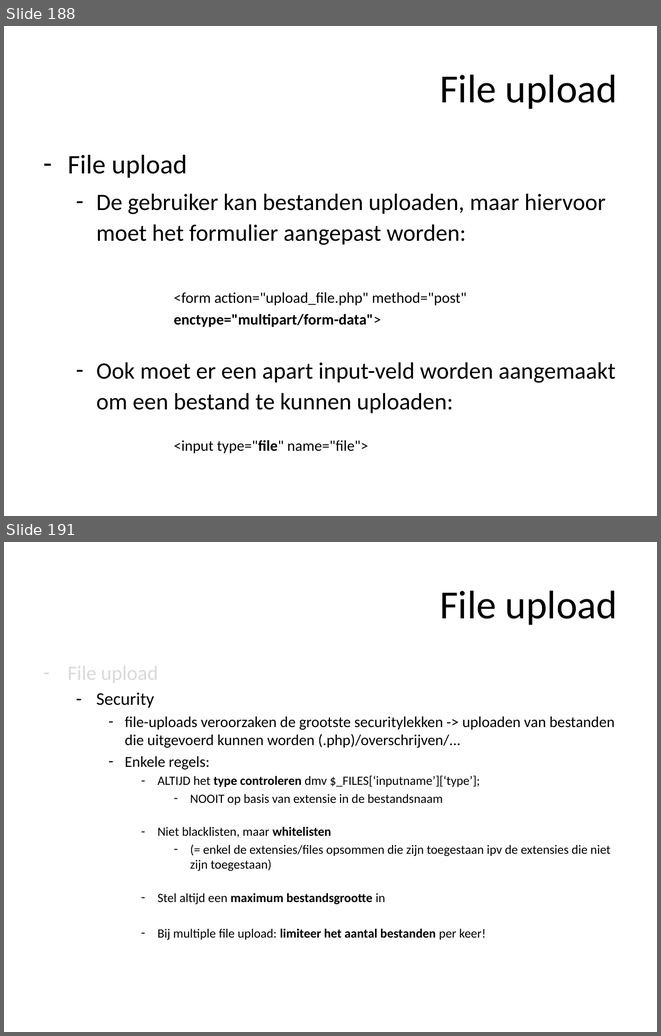
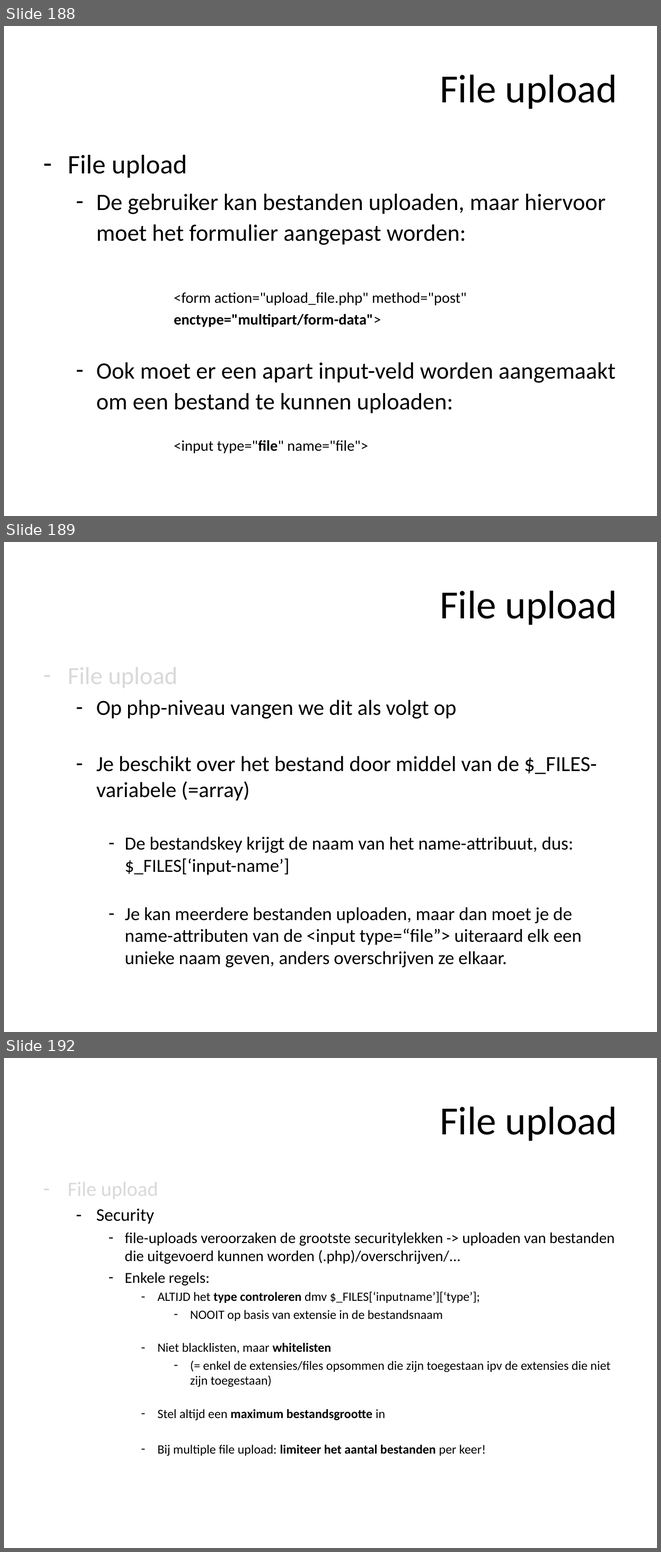
Before and after one commit to ajkea/web-backend-1, a slide deck: public/cursus/web-backend-cursus.pptx. Shown one above the other, each under a label of ours: slides 188 and 191 before the commit, slides 188, 189 and 192 after it; the slides between them are not shown. The pictures are 661x1036 and 661x1552 pixels, drawn with LibreOffice and Linux fonts; fonts in the diff are those of the drawing. Boxes give left, top, right and bottom in pixels: in the first picture for what was removed or moved away, otherwise in the second. Text is boxed around its words. In the diff, an @@ line names an element or a change of style, - is before the commit and + after.

```diff
--- a/public/cursus/web-backend-cursus.pptx
+++ b/public/cursus/web-backend-cursus.pptx
@@ slide 189 added at <box>4,542,657,1032</box>, background #FFFFFF @@
@@ title added at <box>440,590,618,625</box>, 44 pt, text #000000 @@
+File upload
@@ text added at <box>68,661,597,967</box>, 20.4 pt, text #000000 @@
+– File upload
+  – Op php-niveau vangen we dit als volgt op
+  – Je beschikt over het bestand door middel van de $_FILES-variabele (=array)
+    – De bestandskey krijgt de naam van het name-attribuut, dus: $_FILES[‘input-name’]
+    – Je kan meerdere bestanden uploaden, maar dan moet je de name-attributen van de <input type=“file”> uiteraard elk een unieke naam geven, anders overschrijven ze elkaar.
@@ what was slide 191 is now slide 192 @@
```
Also in this commit, not shown: 2 slides changed, 1 other file.
